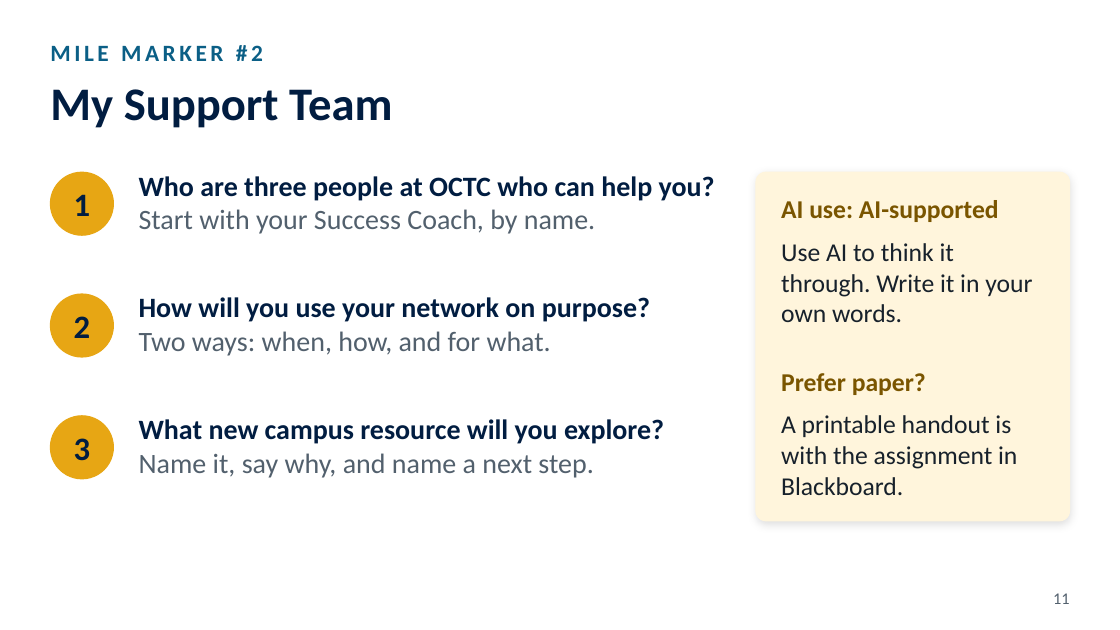
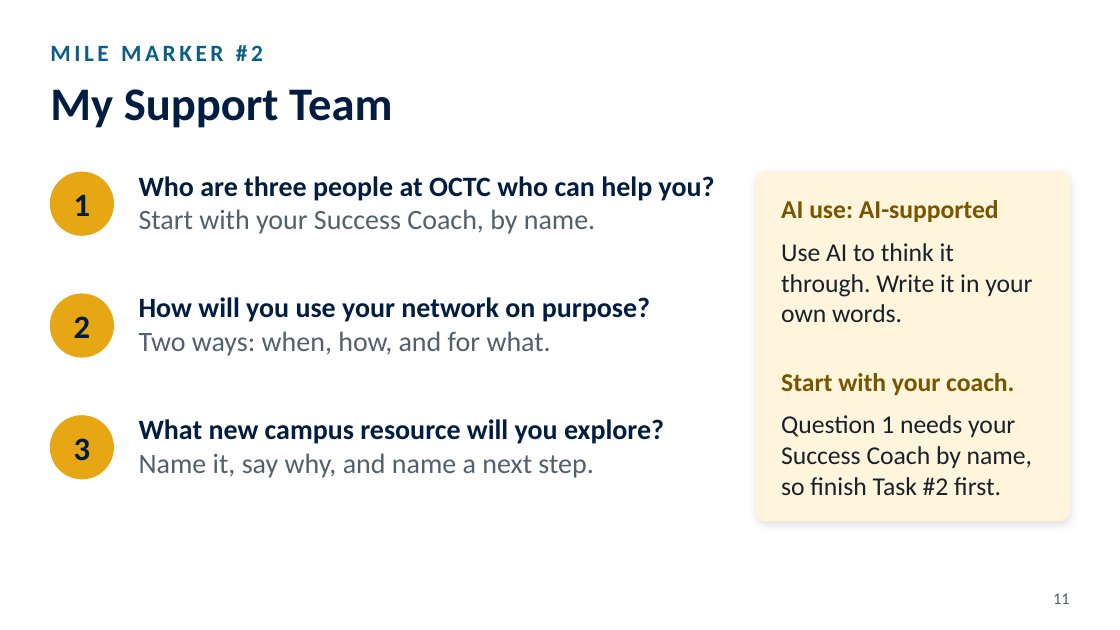
Before and after one commit to octc-instructional-design/FYE100-pathfinder-guidebook, a slide deck: slide 11 of downloads/slides/FYE100-Module02-Instructor-Slides.pptx. Drawn at 1120x630 pixels with LibreOffice and Linux fonts; fonts in the diff are those of the drawing. Boxes give left, top, right and bottom in pixels: in the first picture for what was removed or moved away, otherwise in the second. Text is boxed around its words. In the diff, an @@ line names an element or a change of style, - is before the commit and + after.

```diff
--- a/downloads/slides/FYE100-Module02-Instructor-Slides.pptx
+++ b/downloads/slides/FYE100-Module02-Instructor-Slides.pptx
@@ text at (781,373,1032,495): text changed @@
-Prefer paper?
-A printable handout is with the assignment in Blackboard.
+Start with your coach.
+Question 1 needs your Success Coach by name, so finish Task #2 first.
```
Also in this commit, not shown: 17 other files.
